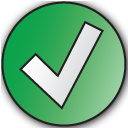
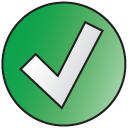
Comparing the layer stacks of the two 128 × 128 images. Changes:
hid "shadow" over [1, 1, 128, 128]
